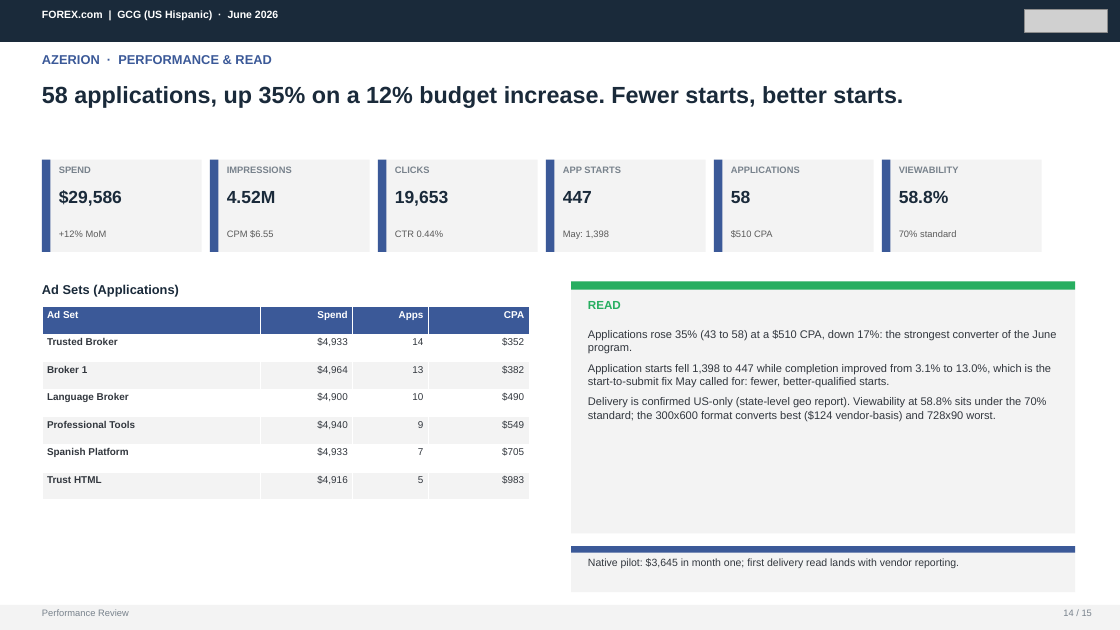
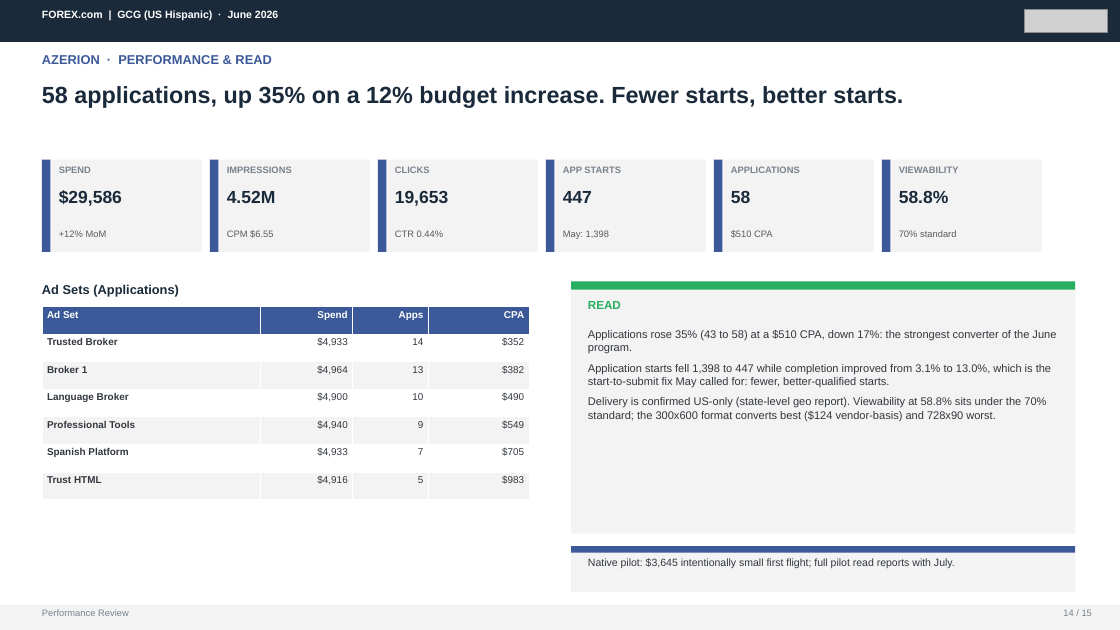
Before and after one commit to hablapro/brlvnt-reporting-hub, a slide deck: slide 14 of report-client-decks/06. GCG_US_June_2026_Performance_Review.pptx. Drawn at 1120x630 pixels with LibreOffice and Linux fonts; fonts in the diff are those of the drawing; grey boxes stand for pictures. Boxes give left, top, right and bottom in pixels: in the first picture for what was removed or moved away, otherwise in the second. Text is boxed around its words. In the diff, an @@ line names an element or a change of style, - is before the commit and + after.

```diff
--- a/report-client-decks/06. GCG_US_June_2026_Performance_Review.pptx
+++ b/report-client-decks/06. GCG_US_June_2026_Performance_Review.pptx
@@ text at bbox=[588, 558, 955, 568]: text changed @@
-Native pilot: $3,645 in month one; first delivery read lands with vendor reporting.
+Native pilot: $3,645 intentionally small first flight; full pilot read reports with July.
```
Also in this commit, not shown: 2 other slides changed, 3 other files.
